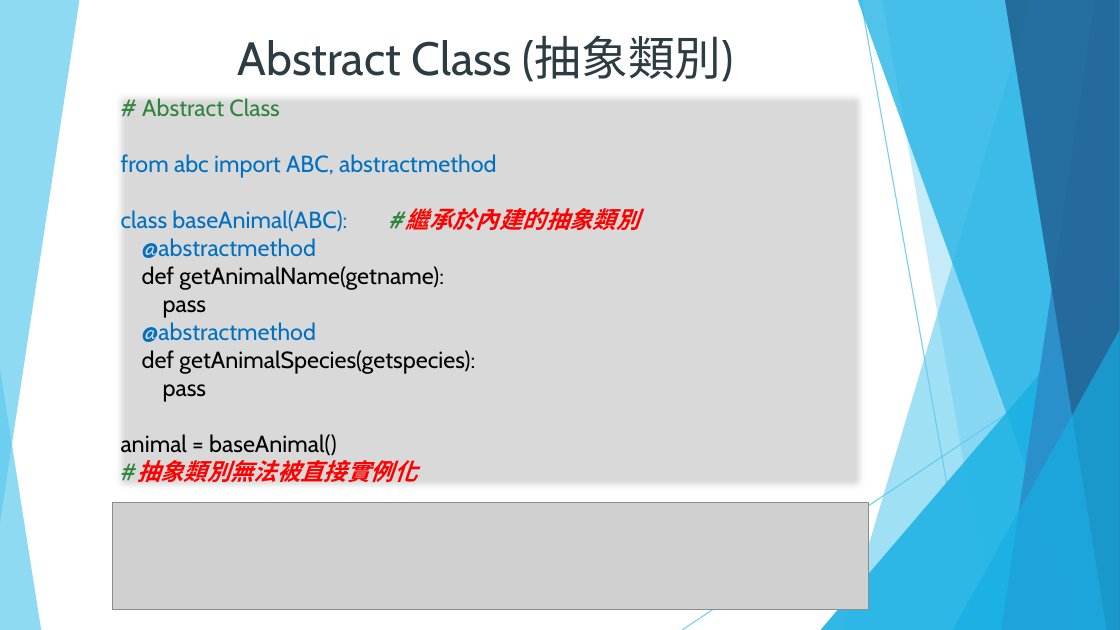
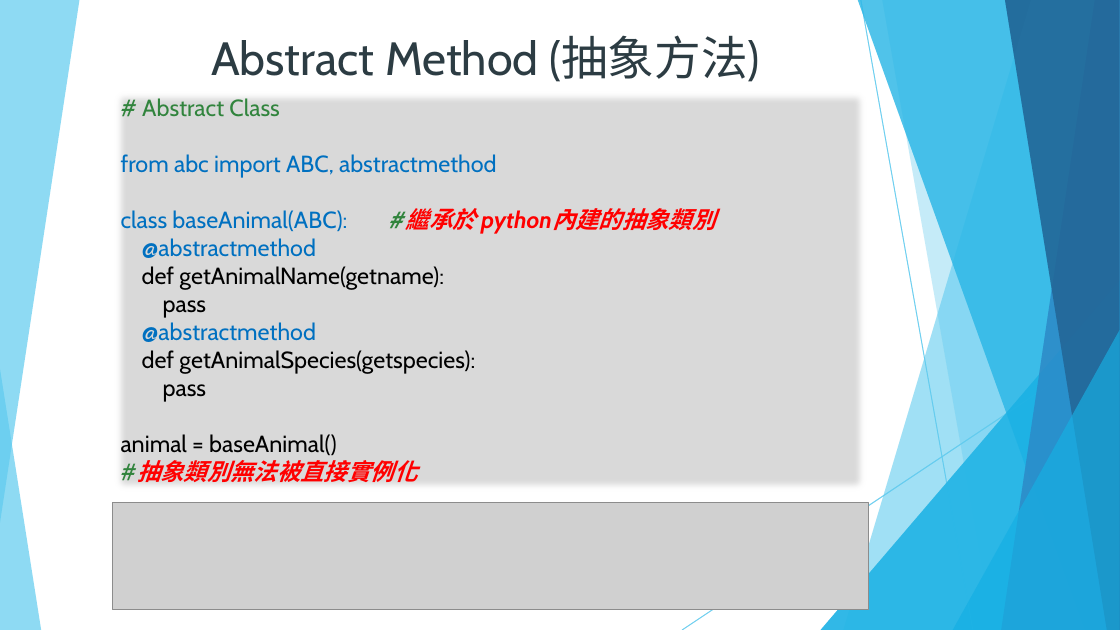
Before and after one commit to DavidChu0424/PythonIntroduction, a slide deck: slide 96 of Python Introduction.pptx. Drawn at 1120x630 pixels with LibreOffice and Linux fonts; fonts in the diff are those of the drawing; grey boxes stand for pictures. Boxes give left, top, right and bottom in pixels: in the first picture for what was removed or moved away, otherwise in the second. Text is boxed around its words. In the diff, an @@ line names an element or a change of style, - is before the commit and + after.

```diff
--- a/Python Introduction.pptx
+++ b/Python Introduction.pptx
@@ text at (211, 36, 760, 82): text changed @@
-    Abstract Class (抽象類別)
+    Abstract Method (抽象方法)
@@ text at (121, 208, 476, 231): text changed @@
-    class baseAnimal(ABC): #繼承於內建的抽象類別
+    class baseAnimal(ABC): #繼承於 python內建的抽象類別
```
Also in this commit, not shown: 7 other slides changed, 1 slide added.
